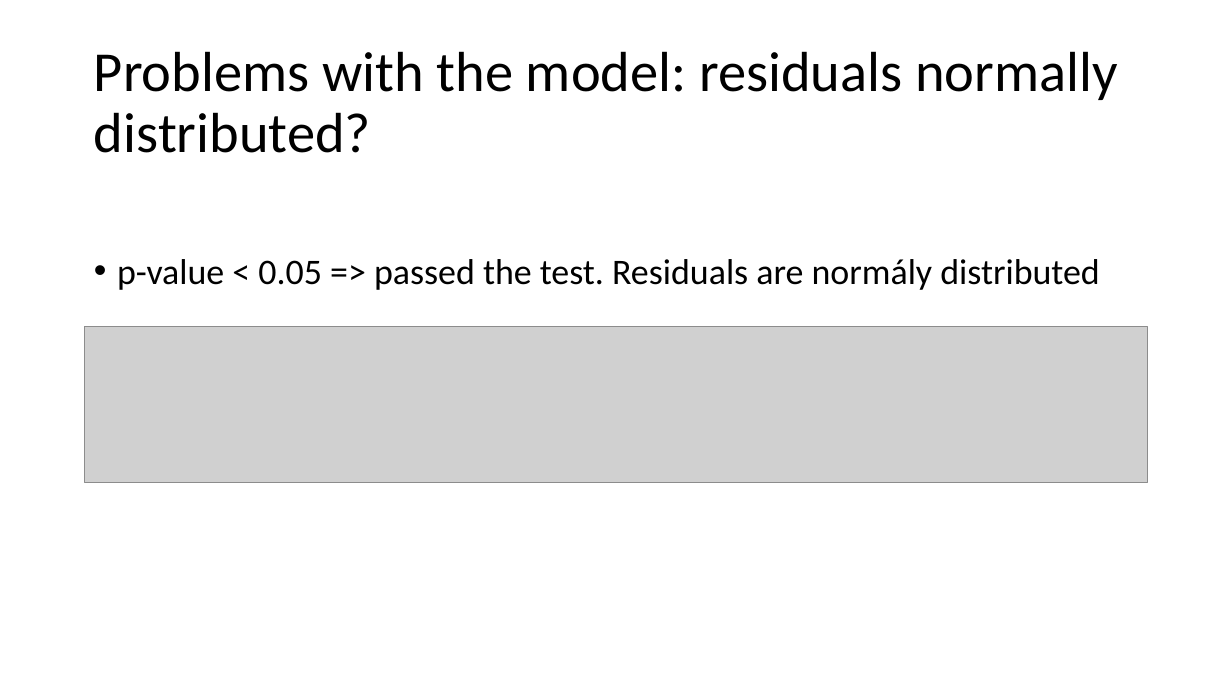
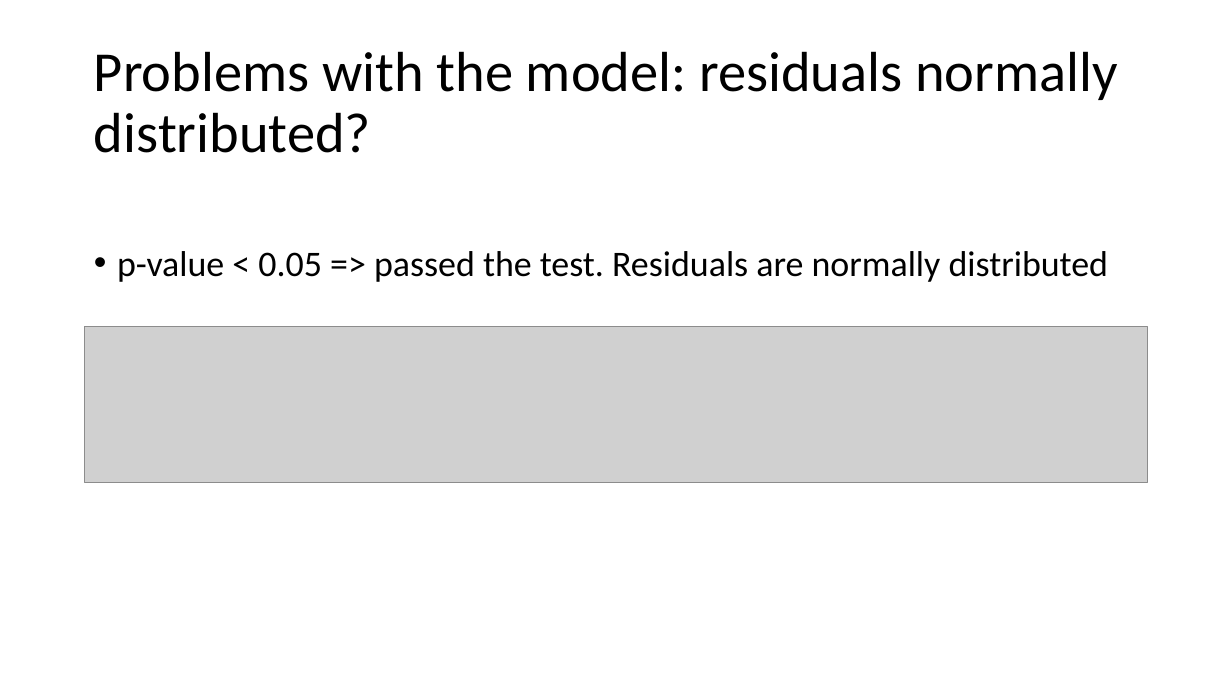
Before and after one commit to gregoja/Stock_Analysis, a slide deck: slide 14 of Stock price analysis and prediction.pptx. Drawn at 1232x693 pixels with LibreOffice and Linux fonts; fonts in the diff are those of the drawing; grey boxes stand for pictures. Boxes give left, top, right and bottom in pixels: in the first picture for what was removed or moved away, otherwise in the second. Text is boxed around its words. In the diff, an @@ line names an element or a change of style, - is before the commit and + after.

```diff
--- a/Stock price analysis and prediction.pptx
+++ b/Stock price analysis and prediction.pptx
@@ text at (x1=117, y1=251, x2=1108, y2=282): text changed @@
-• p-value < 0.05 => passed the test. Residuals are normály distributed
+• p-value < 0.05 => passed the test. Residuals are normally distributed
```
Also in this commit, not shown: 6 other slides changed, 1 slide added, 1 other file.
